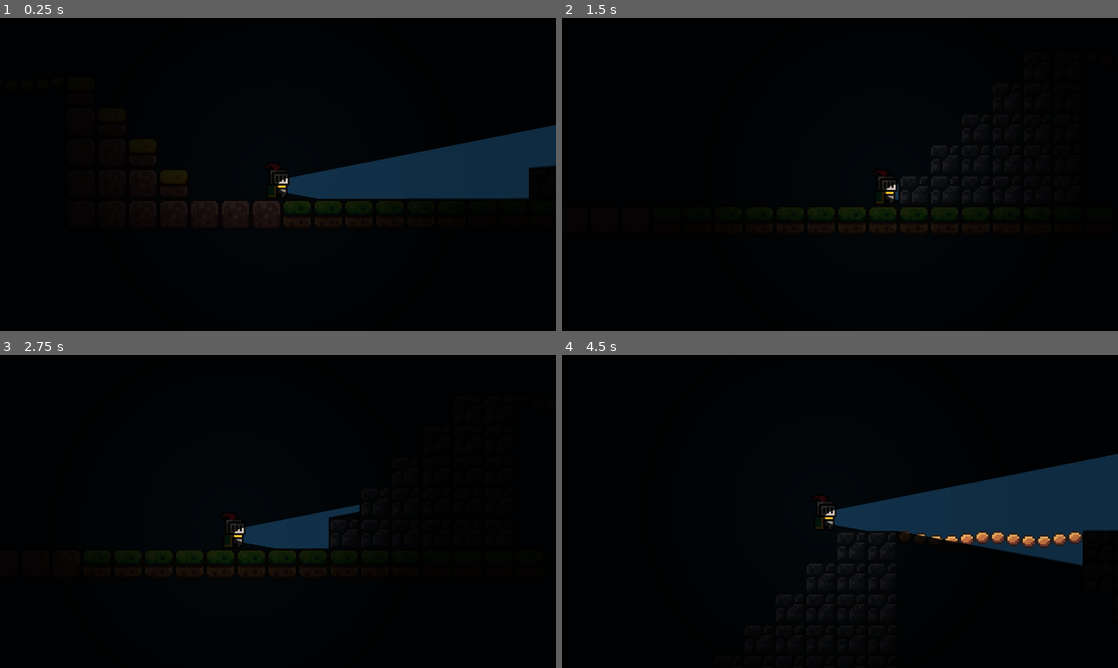
Above: before the commit, frames 1-4 (two rows, left to right).
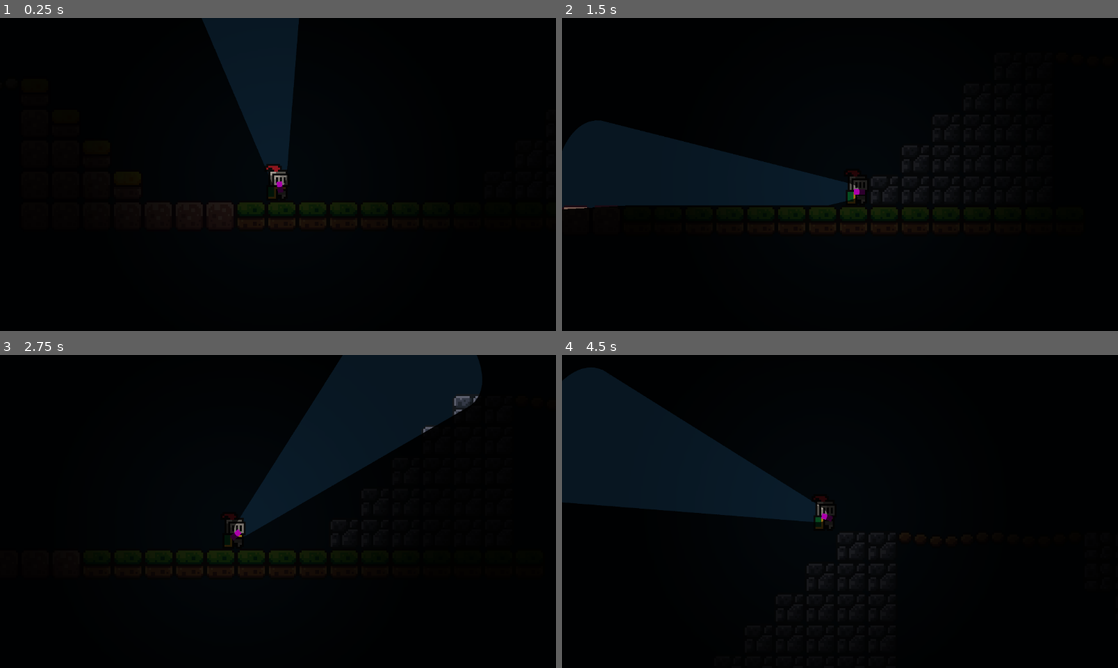
Above: after the commit, the same moments.

Repository: Jeferson7770/Jogo-Ebac
Game: Godot game, scene res://Scenes_andre/Game.tscn
The game is run twice, just before and just after one commit, with the same random seed, the same clock (stepped at 60 frames per second) and the same inputs. This scene is started directly instead of the project's main scene. The engine's default icon, where the game draws it, is replaced by a stand-in: a white triangle on a blue panel in a dark square.
Inputs (mouse positions are in pixels of both pictures, inside the frame that each line leads up to):
- Up to frame 1 (0.25 s): no input
- Up to frame 2 (1.5 s): tap Enter (ui_accept) at 0.5, 0.77 s; move the mouse to (962, 158) at 0.52 s; hold Right (ui_right) from 0.53 s (still down); move the mouse to (728, 190) at 1.27 s
- Up to frame 3 (2.75 s): tap Enter (ui_accept) at 1.52 s; move the mouse to (333, 442) at 2.02 s; release Right (ui_right) at 2.03 s; hold Left (ui_left) from 2.03 s (still down)
- Up to frame 4 (4.5 s): move the mouse to (812, 574) at 2.77 s; release Left (ui_left) at 2.78 s; hold Right (ui_right) 2.78-4.28 s; tap Enter (ui_accept) at 3.02, 3.77 s; move the mouse to (1006, 558) at 3.52 s; move the mouse to (673, 464) at 4.27 s; hold Left (ui_left) from 4.28 s (still down)

The runs differ from the first frame. In frame 1, 12% of the frame differs, in the area x 30-100%, y 0-67%; in frame 2, 9.7%; in frame 3, 12%; in frame 4, 22%, in the area x 0-100%, y 4-68%.

Commit message:
Lanterna
Criado o cone de luz da lanterna
Criado script que identifica se um objeto denominado "Monster" está dentro do cone de luz
Criado script de rotação da lanterna conforme a posição do mouse na tela

Diff:
--- a/Levels/fase.tscn
+++ b/Levels/fase.tscn
@@ -1,9 +1,12 @@
-[gd_scene load_steps=13 format=3 uid="uid://caxgvecqwoy5m"]
+[gd_scene load_steps=16 format=3 uid="uid://caxgvecqwoy5m"]
 
 [ext_resource type="Texture2D" uid="uid://drwct7ow6syk1" path="res://assets/Sprite Pack 2/2 - Mr. Mochi/Idle (32 x 32).png" id="1_eps7o"]
 [ext_resource type="Texture2D" uid="uid://df0bn1ksb3n7c" path="res://assets/Seasonal Tilesets/1 - Grassland/Terrain (16 x 16).png" id="1_y6gyh"]
 [ext_resource type="Script" uid="uid://cxx8vh24x2qjm" path="res://Scripts Fase/player.gd" id="1_y8t2b"]
 [ext_resource type="Texture2D" uid="uid://cra5yoqavfqc2" path="res://assets/Seasonal Tilesets/1 - Grassland/Grassland_entities (16 x 16).png" id="2_87ext"]
+[ext_resource type="Texture2D" uid="uid://l8xn3d8qbgqo" path="res://Assets_andre/light.jpg" id="5_87ext"]
+[ext_resource type="Texture2D" uid="uid://bw2aju3ojtklw" path="res://Assets_andre/Background.jpeg" id="6_2ke8r"]
+[ext_resource type="PackedScene" uid="uid://cdfi73qvj1lxy" path="res://Scenes_andre/Luz_Lanterna.tscn" id="6_os7g0"]
 
 [sub_resource type="TileSetAtlasSource" id="TileSetAtlasSource_2ke8r"]
 texture = ExtResource("1_y6gyh")
@@ -179,6 +182,7 @@
 layer_1/tile_data = PackedInt32Array(2293752, 65537, 1, 2359288, 65537, 2, 2424824, 65537, 3, 2293753, 131073, 1, 23592 …(2718 unchanged characters)…
 
 [node name="player" type="CharacterBody2D" parent="."]
+z_index = 5
 position = Vector2(700, 258)
 script = ExtResource("1_y8t2b")
 
@@ -187,15 +191,38 @@
 sprite_frames = SubResource("SpriteFrames_qcukj")
 animation = &"idle"
 autoplay = "idle"
-frame_progress = 0.958446
+frame_progress = 0.36374
 
 [node name="colision" type="CollisionShape2D" parent="player"]
 position = Vector2(-578, 317)
 shape = SubResource("CapsuleShape2D_v5c45")
 
+[node name="PointLight2D" type="PointLight2D" parent="player"]
+position = Vector2(-578, 317)
+energy = 0.15
+texture = ExtResource("5_87ext")
+
+[node name="Lanterna" parent="player" instance=ExtResource("6_os7g0")]
+position = Vector2(-579, 324)
+
 [node name="StaticBody2D" type="StaticBody2D" parent="."]
 position = Vector2(37, 1)
 
 [node name="CollisionShape2D" type="CollisionShape2D" parent="StaticBody2D"]
 position = Vector2(543, 605)
 shape = SubResource("RectangleShape2D_wi5t7")
+
+[node name="CanvasModulate" type="CanvasModulate" parent="."]
+color = Color(0, 0, 0, 1)
+
+[node name="Background2" type="Sprite2D" parent="."]
+show_behind_parent = true
+position = Vector2(1436, 452)
+scale = Vector2(1.6142, 2.41706)
+texture = ExtResource("6_2ke8r")
+
+[node name="Background3" type="Sprite2D" parent="."]
+show_behind_parent = true
+position = Vector2(-122.5, 454)
+scale = Vector2(1.6142, 2.41706)
+texture = ExtResource("6_2ke8r")
--- a/Scenes_andre/Game.tscn
+++ b/Scenes_andre/Game.tscn
@@ -1,86 +1,53 @@
-[gd_scene load_steps=24 format=4 uid="uid://bne0m2y40ysfb"]
+[gd_scene load_steps=14 format=4 uid="uid://bne0m2y40ysfb"]
 
 [ext_resource type="Texture2D" uid="uid://bpitbigr6kaer" path="res://Assets_andre/Brachys Assets/brackeys_platformer_assets/sprites/world_tileset.png" id="1_gl6un"]
 [ext_resource type="PackedScene" uid="uid://ducmgsq8pki57" path="res://Scenes_andre/Player.tscn" id="1_iukft"]
-[ext_resource type="Texture2D" uid="uid://l8xn3d8qbgqo" path="res://Assets_andre/light.jpg" id="3_j5yw3"]
-[ext_resource type="Texture2D" uid="uid://s8rbgty0ybj6" path="res://Assets_andre/Light_Cone.png" id="4_xx6eg"]
+[ext_resource type="PackedScene" uid="uid://cdfi73qvj1lxy" path="res://Scenes_andre/Luz_Lanterna.tscn" id="2_xx6eg"]
 [ext_resource type="Texture2D" uid="uid://bw2aju3ojtklw" path="res://Assets_andre/Background.jpeg" id="5_a14ij"]
 
+[sub_resource type="OccluderPolygon2D" id="OccluderPolygon2D_xx6eg"]
+polygon = PackedVector2Array(-8, -8, 8, -8, 8, 8, -8, 8)
+
+[sub_resource type="OccluderPolygon2D" id="OccluderPolygon2D_4tn45"]
+polygon = PackedVector2Array(-8, -8, 8, -8, 8, 8, -8, 8)
+
+[sub_resource type="OccluderPolygon2D" id="OccluderPolygon2D_1dc6i"]
+polygon = PackedVector2Array(-8, -8, 8, -8, 8, 8, -8, 8)
+
+[sub_resource type="OccluderPolygon2D" id="OccluderPolygon2D_4aebx"]
+polygon = PackedVector2Array(-8, -8, 8, -8, 8, 8, -8, 8)
+
+[sub_resource type="OccluderPolygon2D" id="OccluderPolygon2D_spoot"]
+polygon = PackedVector2Array(-8, -8, 8, -8, 8, 8, -8, 8)
+
+[sub_resource type="OccluderPolygon2D" id="OccluderPolygon2D_a14ij"]
+polygon = PackedVector2Array(-8, -8, 8, -8, 8, -3.95689, -5.93534, -4.13675, -5.57562, 8, -8, 8)
+
 [sub_resource type="OccluderPolygon2D" id="OccluderPolygon2D_dw66r"]
-polygon = PackedVector2Array(-8, -8, 8, -8, 8, 8, -8, 8)
-
-[sub_resource type="OccluderPolygon2D" id="OccluderPolygon2D_03c41"]
-polygon = PackedVector2Array(-8, -8, 8, -8, 8, 8, -8, 8)
-
-[sub_resource type="OccluderPolygon2D" id="OccluderPolygon2D_sgt4r"]
-polygon = PackedVector2Array(-8, -8, 8, -8, 8, 8, -8, 8)
-
-[sub_resource type="OccluderPolygon2D" id="OccluderPolygon2D_1wrx4"]
-polygon = PackedVector2Array(-8, -8, 8, -8, 8, 8, -8, 8)
-
-[sub_resource type="OccluderPolygon2D" id="OccluderPolygon2D_da4nh"]
-polygon = PackedVector2Array(-8, -8, 8, -8, 8, 8, -8, 8)
-
-[sub_resource type="OccluderPolygon2D" id="OccluderPolygon2D_4tn45"]
-polygon = PackedVector2Array(-8, -8, 8, -8, 8, 8, -8, 8)
-
-[sub_resource type="OccluderPolygon2D" id="OccluderPolygon2D_1dc6i"]
-polygon = PackedVector2Array(-8, -8, 8, -8, 8, 8, -8, 8)
-
-[sub_resource type="OccluderPolygon2D" id="OccluderPolygon2D_4aebx"]
-polygon = PackedVector2Array(-8, -8, 8, -8, 8, 8, -8, 8)
-
-[sub_resource type="OccluderPolygon2D" id="OccluderPolygon2D_3r2o1"]
-polygon = PackedVector2Array(-8, -8, 8, -8, 8, 8, -8, 8)
-
-[sub_resource type="OccluderPolygon2D" id="OccluderPolygon2D_ar43g"]
-polygon = PackedVector2Array(-8, -8, 8, -8, 8, 8, -8, 8)
-
-[sub_resource type="OccluderPolygon2D" id="OccluderPolygon2D_spoot"]
-polygon = PackedVector2Array(-8, -8, 8, -8, 8, 8, -8, 8)
-
-[sub_resource type="OccluderPolygon2D" id="OccluderPolygon2D_2s81y"]
-polygon = PackedVector2Array(-8, -8, 8, -8, 8, 8, -8, 8)
-
-[sub_resource type="OccluderPolygon2D" id="OccluderPolygon2D_r5k2i"]
-polygon = PackedVector2Array(-8, -8, 8, -8, 8, 8, -8, 8)
-
-[sub_resource type="OccluderPolygon2D" id="OccluderPolygon2D_8h74g"]
-polygon = PackedVector2Array(-8, -8, 8, -8, 8, 8, -8, 8)
-
-[sub_resource type="OccluderPolygon2D" id="OccluderPolygon2D_4xwj5"]
-polygon = PackedVector2Array(-8, -8, 8, -8, 8, 8, -8, 8)
-
-[sub_resource type="OccluderPolygon2D" id="OccluderPolygon2D_ohaas"]
-polygon = PackedVector2Array(-8, -8, 8, -8, 8, 8, -8, 8)
+polygon = PackedVector2Array(-8, -8, 8, -8, 8, -3.95689, -5.93534, -4.13675, -5.57562, 8, -8, 8)
 
 [sub_resource type="TileSetAtlasSource" id="TileSetAtlasSource_j5yw3"]
 texture = ExtResource("1_gl6un")
 0:0/0 = 0
-0:0/0/occlusion_layer_0/polygon_0/polygon = SubResource("OccluderPolygon2D_dw66r")
+0:0/0/occlusion_layer_0/polygon_0/polygon = SubResource("OccluderPolygon2D_xx6eg")
 0:0/0/physics_layer_0/polygon_0/points = PackedVector2Array(-8, -8, 8, -8, 8, 8, -8, 8)
 1:0/0 = 0
-1:0/0/occlusion_layer_0/polygon_0/polygon = SubResource("OccluderPolygon2D_sgt4r")
 1:0/0/physics_layer_0/polygon_0/points = PackedVector2Array(-8, -8, 8, -8, 8, 8, -8, 8)
 2:0/0 = 0
-2:0/0/occlusion_layer_0/polygon_0/polygon = SubResource("OccluderPolygon2D_da4nh")
 2:0/0/physics_layer_0/polygon_0/points = PackedVector2Array(-8, -8, 8, -8, 8, 8, -8, 8)
 3:0/0 = 0
 3:0/0/occlusion_layer_0/polygon_0/polygon = SubResource("OccluderPolygon2D_1dc6i")
 3:0/0/physics_layer_0/polygon_0/points = PackedVector2Array(-8, -8, 8, -8, 8, 8, -8, 8)
 4:0/0 = 0
-4:0/0/occlusion_layer_0/polygon_0/polygon = SubResource("OccluderPolygon2D_3r2o1")
 4:0/0/physics_layer_0/polygon_0/points = PackedVector2Array(-8, -8, 8, -8, 8, 8, -8, 8)
 5:0/0 = 0
-5:0/0/occlusion_layer_0/polygon_0/polygon = SubResource("OccluderPolygon2D_ar43g")
 5:0/0/physics_layer_0/polygon_0/points = PackedVector2Array(-8, -8, 8, -8, 8, 8, -8, 8)
 6:0/0 = 0
-6:0/0/occlusion_layer_0/polygon_0/polygon = SubResource("OccluderPolygon2D_2s81y")
+6:0/0/occlusion_layer_0/polygon_0/polygon = SubResource("OccluderPolygon2D_a14ij")
 6:0/0/physics_layer_0/polygon_0/points = PackedVector2Array(-8, -8, 8, -8, 8, 8, -8, 8)
 7:0/0 = 0
 7:0/0/physics_layer_0/polygon_0/points = PackedVector2Array(-8, -8, 8, -8, 8, 8, -8, 8)
 8:0/0 = 0
-8:0/0/occlusion_layer_0/polygon_0/polygon = SubResource("OccluderPolygon2D_4xwj5")
 8:0/0/physics_layer_0/polygon_0/points = PackedVector2Array(-8, -8, 8, -8, 8, 8, -8, 8)
 9:0/0 = 0
 9:0/0/physics_layer_0/polygon_0/points = PackedVector2Array(-8, -8, 8, -5.57562, 8, 0.179859, -8, -1.43887)
@@ -89,10 +56,8 @@
 11:0/0 = 0
 11:0/0/physics_layer_0/polygon_0/points = PackedVector2Array(-8, -5.75548, 8, -8, 8, -1.61873, -8, 0.179859)
 0:1/0 = 0
-0:1/0/occlusion_layer_0/polygon_0/polygon = SubResource("OccluderPolygon2D_03c41")
 0:1/0/physics_layer_0/polygon_0/points = PackedVector2Array(-8, -8, 8, -8, 8, 8, -8, 8)
 1:1/0 = 0
-1:1/0/occlusion_layer_0/polygon_0/polygon = SubResource("OccluderPolygon2D_1wrx4")
 1:1/0/physics_layer_0/polygon_0/points = PackedVector2Array(-8, -8, 8, -8, 8, 8, -8, 8)
 2:1/0 = 0
 2:1/0/occlusion_layer_0/polygon_0/polygon = SubResource("OccluderPolygon2D_4tn45")
@@ -106,13 +71,11 @@
 5:1/0/occlusion_layer_0/polygon_0/polygon = SubResource("OccluderPolygon2D_spoot")
 5:1/0/physics_layer_0/polygon_0/points = PackedVector2Array(-8, -8, 8, -8, 8, 8, -8, 8)
 6:1/0 = 0
-6:1/0/occlusion_layer_0/polygon_0/polygon = SubResource("OccluderPolygon2D_r5k2i")
+6:1/0/occlusion_layer_0/polygon_0/polygon = SubResource("OccluderPolygon2D_dw66r")
 6:1/0/physics_layer_0/polygon_0/points = PackedVector2Array(-8, -8, 8, -8, 8, 8, -8, 8)
 7:1/0 = 0
-7:1/0/occlusion_layer_0/polygon_0/polygon = SubResource("OccluderPolygon2D_8h74g")
 7:1/0/physics_layer_0/polygon_0/points = PackedVector2Array(-8, -8, 8, -8, 8, 8, -8, 8)
 8:1/0 = 0
-8:1/0/occlusion_layer_0/polygon_0/polygon = SubResource("OccluderPolygon2D_ohaas")
 8:1/0/physics_layer_0/polygon_0/points = PackedVector2Array(-8, -8, 8, -8, 8, 8, -8, 8)
 9:1/0 = 0
 9:1/0/physics_layer_0/polygon_0/points = PackedVector2Array(-8, -8, 8, -5.57562, 8, 0.179859, -8, -1.43887)
@@ -231,6 +194,7 @@
 2:4/0 = 0
 
 [sub_resource type="TileSet" id="TileSet_kldst"]
+uv_clipping = true
 occlusion_layer_0/light_mask = 1
 physics_layer_0/collision_layer = 1
 sources/0 = SubResource("TileSetAtlasSource_j5yw3")
@@ -238,43 +202,25 @@
 [node name="Prototype" type="Node2D"]
 
 [node name="Player" parent="." instance=ExtResource("1_iukft")]
+position = Vector2(22, -3)
 
 [node name="Camera2D" type="Camera2D" parent="Player"]
 zoom = Vector2(4, 4)
 position_smoothing_enabled = true
 
-[node name="PointLight2D2" type="PointLight2D" parent="Player"]
-visible = false
-position = Vector2(96, -29)
-rotation = -0.428265
-scale = Vector2(0.9, 0.79)
-skew = -1.30027
-shadow_filter = 1
-texture = ExtResource("3_j5yw3")
-
-[node name="PointLight2D3" type="PointLight2D" parent="Player"]
-position = Vector2(0, 5)
-scale = Vector2(0.234475, 0.136986)
-shadow_enabled = true
-shadow_filter = 1
-texture = ExtResource("4_xx6eg")
-offset = Vector2(417.275, -6.97)
-
-[node name="Area2D" type="Area2D" parent="Player/PointLight2D3"]
-
-[node name="CollisionPolygon2D" type="CollisionPolygon2D" parent="Player/PointLight2D3/Area2D"]
-build_mode = 1
+[node name="Light Test" parent="Player" instance=ExtResource("2_xx6eg")]
+position = Vector2(1, 5)
 
 [node name="CanvasModulate" type="CanvasModulate" parent="."]
 color = Color(0.0295066, 0.0295066, 0.0295066, 1)
 
 [node name="TileMapLayer" type="TileMapLayer" parent="."]
-position = Vector2(50, -2)
+position = Vector2(48, -3)
 tile_map_data = PackedByteArray("AAD+/wEAAAAAAAAAAAD//wEAAAAAAAAAAAAAAAEAAAAAAAAAAAABAAEAAAAAAAAAAAACAAEAAAAAAAAAAAADAA …(1152 unchanged characters)…
 tile_set = SubResource("TileSet_kldst")
 
 [node name="Background" type="Sprite2D" parent="."]
 z_index = -5
-position = Vector2(52, -37)
+position = Vector2(55, -37)
 scale = Vector2(2413, 1255)
 texture = ExtResource("5_a14ij")
--- a/Scenes_andre/Luz_Lanterna.tscn
+++ b/Scenes_andre/Luz_Lanterna.tscn
@@ -1,16 +1,47 @@
-[gd_scene load_steps=3 format=3 uid="uid://cdfi73qvj1lxy"]
+[gd_scene load_steps=6 format=3 uid="uid://cdfi73qvj1lxy"]
 
 [ext_resource type="Texture2D" uid="uid://s8rbgty0ybj6" path="res://Assets_andre/Light_Cone.png" id="1_b4kro"]
+[ext_resource type="Script" uid="uid://u7kn62gjve1f" path="res://Scripts_andre/lookAtMouse.gd" id="1_xfd2m"]
+[ext_resource type="Script" uid="uid://c8wff4dn8wrug" path="res://Scripts_andre/lantern.gd" id="2_bmowh"]
 [ext_resource type="Texture2D" uid="uid://djsnxbj727bof" path="res://icon.svg" id="2_s4eqj"]
 
-[node name="Light Test" type="Node2D"]
+[sub_resource type="PlaceholderTexture2D" id="PlaceholderTexture2D_8niqu"]
 
-[node name="PointLight2D" type="PointLight2D" parent="."]
-position = Vector2(-3, 1.90735e-06)
-scale = Vector2(0.0985011, 0.0736301)
+[node name="Lanterna" type="Node2D"]
+
+[node name="Sprite_Lanterna" type="Sprite2D" parent="."]
+position = Vector2(0, 1.49012e-08)
+scale = Vector2(5.6338, -2.83166)
+texture = SubResource("PlaceholderTexture2D_8niqu")
+script = ExtResource("1_xfd2m")
+
+[node name="PointLight2D" type="PointLight2D" parent="Sprite_Lanterna"]
+position = Vector2(0, 5.26234e-09)
+scale = Vector2(0.034, -0.051)
+energy = 0.5
+shadow_enabled = true
 texture = ExtResource("1_b4kro")
+offset = Vector2(417.03, -7.705)
+script = ExtResource("2_bmowh")
 
-[node name="Sprite2D" type="Sprite2D" parent="."]
+[node name="Area2D" type="Area2D" parent="Sprite_Lanterna/PointLight2D"]
+
+[node name="CollisionPolygon2D" type="CollisionPolygon2D" parent="Sprite_Lanterna/PointLight2D/Area2D"]
+polygon = PackedVector2Array(20.3043, -27.1628, 710.652, -258.047, 730.956, -258.047, 751.261, -244.465, 771.565, -217.302, 791.869, -190.14, 802.021, -149.395, 812.174, -95.0698, 822.326, -40.7442, 822.326, 27.1628, 812.174, 95.0698, 802.021, 135.814, 791.869, 162.977, 771.565, 203.721, 761.413, 217.302, 741.108, 230.884, 720.804, 244.465, 20.3043, 27.1628, 0, 0)
+
+[node name="background_editor" type="Sprite2D" parent="."]
+visible = false
+position = Vector2(-879, -789)
+scale = Vector2(25.4141, 17.2363)
 texture = ExtResource("2_s4eqj")
 
 [node name="CanvasModulate" type="CanvasModulate" parent="."]
+visible = false
+color = Color(0, 0, 0, 1)
+
+[node name="Camera2D" type="Camera2D" parent="."]
+visible = false
+zoom = Vector2(30, 30)
+
+[connection signal="body_entered" from="Sprite_Lanterna/PointLight2D/Area2D" to="Sprite_Lanterna/PointLight2D" method="_on_area_2d_body_entered"]
+[connection signal="body_exited" from="Sprite_Lanterna/PointLight2D/Area2D" to="Sprite_Lanterna/PointLight2D" method="_on_area_2d_body_exited"]
--- a/Scenes_andre/Player.tscn
+++ b/Scenes_andre/Player.tscn
@@ -1,8 +1,8 @@
 [gd_scene load_steps=10 format=3 uid="uid://ducmgsq8pki57"]
 
-[ext_resource type="Script" uid="uid://c0rx7wvbjoedq" path="res://Scripts/player.gd" id="1_kyqiw"]
-[ext_resource type="Texture2D" uid="uid://djjblc7t784cy" path="res://Assets/Brachys Assets/brackeys_platformer_assets/sprites/knight.png" id="2_gntrk"]
-[ext_resource type="Texture2D" uid="uid://l8xn3d8qbgqo" path="res://Assets/light.jpg" id="3_gntrk"]
+[ext_resource type="Script" uid="uid://c0rx7wvbjoedq" path="res://Scripts_andre/player.gd" id="1_kyqiw"]
+[ext_resource type="Texture2D" uid="uid://djjblc7t784cy" path="res://Assets_andre/Brachys Assets/brackeys_platformer_assets/sprites/knight.png" id="2_gntrk"]
+[ext_resource type="Texture2D" uid="uid://l8xn3d8qbgqo" path="res://Assets_andre/light.jpg" id="3_gntrk"]
 
 [sub_resource type="AtlasTexture" id="AtlasTexture_dewec"]
 atlas = ExtResource("2_gntrk")
@@ -43,7 +43,7 @@
 [sub_resource type="RectangleShape2D" id="RectangleShape2D_nn08x"]
 size = Vector2(12, 15)
 
-[node name="Player" type="CharacterBody2D"]
+[node name="Player_Andre" type="CharacterBody2D"]
 script = ExtResource("1_kyqiw")
 
 [node name="AnimatedSprite2D" type="AnimatedSprite2D" parent="."]
--- /dev/null
+++ b/Scripts_andre/lantern.gd
@@ -0,0 +1,22 @@
+extends PointLight2D
+
+var monsterInLight
+
+# Called when the node enters the scene tree for the first time.
+func _ready() -> void:
+	pass # Replace with function body.
+
+
+# Called every frame. 'delta' is the elapsed time since the previous frame.
+func _process(delta: float) -> void:
+	pass
+
+
+func _on_area_2d_body_entered(body: Node2D) -> void:
+	if body.name == "Monster":
+		monsterInLight = body # Replace with function body.
+
+
+func _on_area_2d_body_exited(body: Node2D) -> void:
+	if body.name == "Monster":
+		monsterInLight = null # Replace with function body.
--- /dev/null
+++ b/Scripts_andre/lookAtMouse.gd
@@ -0,0 +1,23 @@
+extends Sprite2D
+
+@export var rotation_speed: float = 5.0 # Ajuste este valor para mudar a velocidade da rotação
+
+# Chamado a cada frame. 'delta' é o tempo decorrido desde o frame anterior.
+func _process(delta):
+	# Obtém a posição global do mouse.
+	var mouse_position = get_global_mouse_position()
+
+	var target_angle = (mouse_position - global_position).angle()
+
+	# Interpola suavemente entre o ângulo atual e o ângulo alvo
+	rotation = lerp_angle(rotation, target_angle, delta * rotation_speed)
+
+
+	# Calcula o ângulo entre a posição do objeto e a posição do mouse.
+	# A função angle() de um vetor retorna o ângulo em radianos.
+	# (mouse_position - global_position) nos dá o vetor que vai do objeto para o mouse.
+	var angle = (mouse_position - global_position).angle()
+
+	# Define a rotação do objeto para o ângulo calculado.
+	# A propriedade rotation em Node2D espera um ângulo em radianos.
+	rotation = angle
Not shown, added: Scripts_andre/lantern.gd.uid
Not shown, added: Scripts_andre/lookAtMouse.gd.uid
